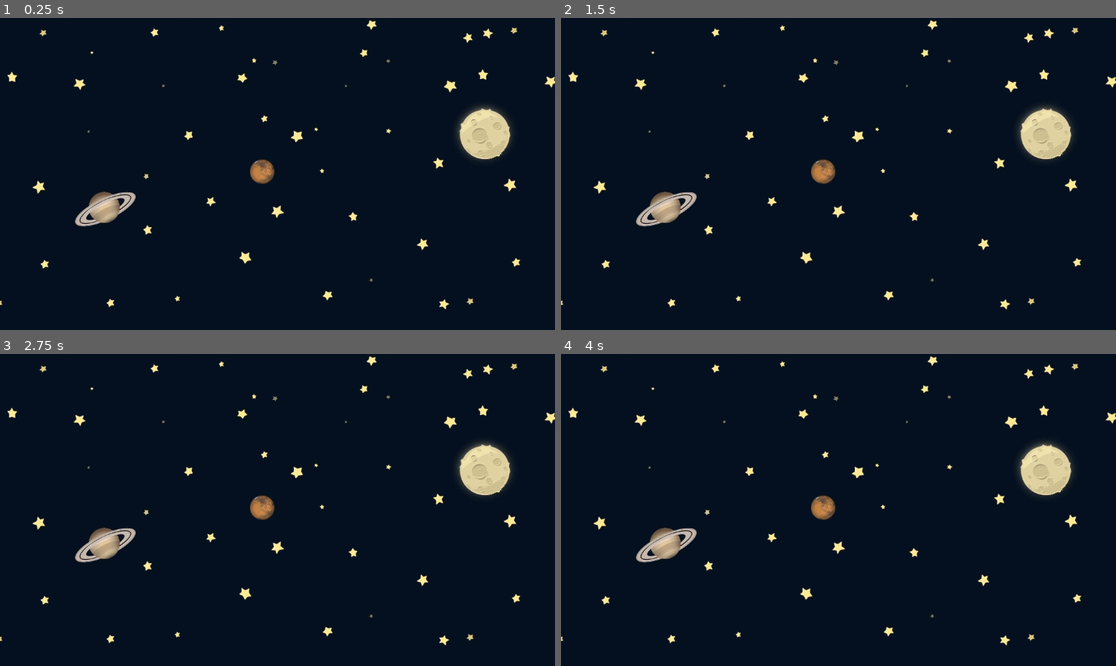
Above: before the commit, frames 1-4 (two rows, left to right).
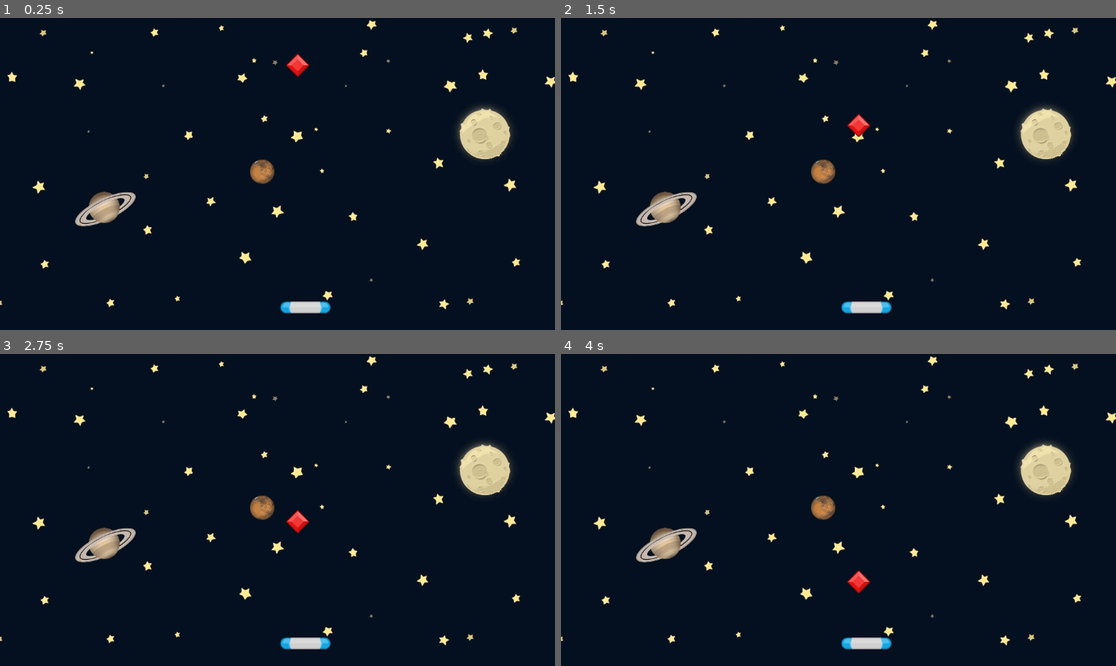
Above: after the commit, the same moments.

Repository: Babrakov/gem-catcher
Game: Godot game, scene res://scenes/game.tscn
Same seed, same stepped clock (60 frames per second), same inputs: the game is played once before the commit and once after it.
Inputs:
- Up to frame 1 (0.25 s): no input
- Up to frame 2 (1.5 s): no input
- Up to frame 3 (2.75 s): no input
- Up to frame 4 (4 s): no input

The runs differ from the first frame. In frame 1, 0.5% of the frame differs, in the area x 50-60%, y 11-95%; in frame 2, 0.5%; in frame 3, 0.5%; in frame 4, 0.5%.

Commit message:
Added paddle and gem scene

Diff:
--- a/scenes/game.tscn
+++ b/scenes/game.tscn
@@ -1,6 +1,8 @@
-[gd_scene load_steps=2 format=3 uid="uid://ba62w3haov0h2"]
+[gd_scene load_steps=4 format=3 uid="uid://ba62w3haov0h2"]
 
 [ext_resource type="Texture2D" uid="uid://b8cvk5n1xh38t" path="res://assets/GameBg.png" id="1_pwiyg"]
+[ext_resource type="PackedScene" uid="uid://cfifqry00riuh" path="res://scenes/paddle.tscn" id="2_66y45"]
+[ext_resource type="PackedScene" uid="uid://chwpbcw0nbhi6" path="res://scenes/gem.tscn" id="3_pv5x1"]
 
 [node name="Game" type="Node2D"]
 
@@ -8,3 +10,9 @@
 position = Vector2(576, 324)
 scale = Vector2(0.6, 0.6)
 texture = ExtResource("1_pwiyg")
+
+[node name="Paddle" parent="." instance=ExtResource("2_66y45")]
+position = Vector2(634, 601)
+
+[node name="Gem" parent="." instance=ExtResource("3_pv5x1")]
+position = Vector2(618, 73)
--- /dev/null
+++ b/scenes/gem.gd
@@ -0,0 +1,11 @@
+extends Area2D
+
+
+# Called when the node enters the scene tree for the first time.
+func _ready() -> void:
+	pass # Replace with function body.
+
+
+# Called every frame. 'delta' is the elapsed time since the previous frame.
+func _process(delta: float) -> void:
+	position.y += 100.0 * delta
--- /dev/null
+++ b/scenes/gem.tscn
@@ -0,0 +1,18 @@
+[gd_scene load_steps=4 format=3 uid="uid://chwpbcw0nbhi6"]
+
+[ext_resource type="Texture2D" uid="uid://b4jnscbirp2qx" path="res://assets/element_red_diamond.png" id="1_5i0uu"]
+[ext_resource type="Script" path="res://scenes/gem.gd" id="1_kuijc"]
+
+[sub_resource type="RectangleShape2D" id="RectangleShape2D_3g6kn"]
+size = Vector2(35.3553, 35.3553)
+
+[node name="Gem" type="Area2D"]
+script = ExtResource("1_kuijc")
+
+[node name="Sprite2D" type="Sprite2D" parent="."]
+texture = ExtResource("1_5i0uu")
+
+[node name="CollisionShape2D" type="CollisionShape2D" parent="."]
+position = Vector2(-1.19209e-06, 2.98023e-07)
+rotation = 0.785398
+shape = SubResource("RectangleShape2D_3g6kn")
--- /dev/null
+++ b/scenes/paddle.tscn
@@ -0,0 +1,16 @@
+[gd_scene load_steps=3 format=3 uid="uid://cfifqry00riuh"]
+
+[ext_resource type="Texture2D" uid="uid://rkfjj5vfv6lj" path="res://assets/paddleBlu.png" id="1_mjh5x"]
+
+[sub_resource type="CapsuleShape2D" id="CapsuleShape2D_wn0xn"]
+radius = 12.0
+height = 104.0
+
+[node name="Paddle" type="Area2D"]
+
+[node name="Sprite2D" type="Sprite2D" parent="."]
+texture = ExtResource("1_mjh5x")
+
+[node name="CollisionShape2D" type="CollisionShape2D" parent="."]
+rotation = 1.5708
+shape = SubResource("CapsuleShape2D_wn0xn")
